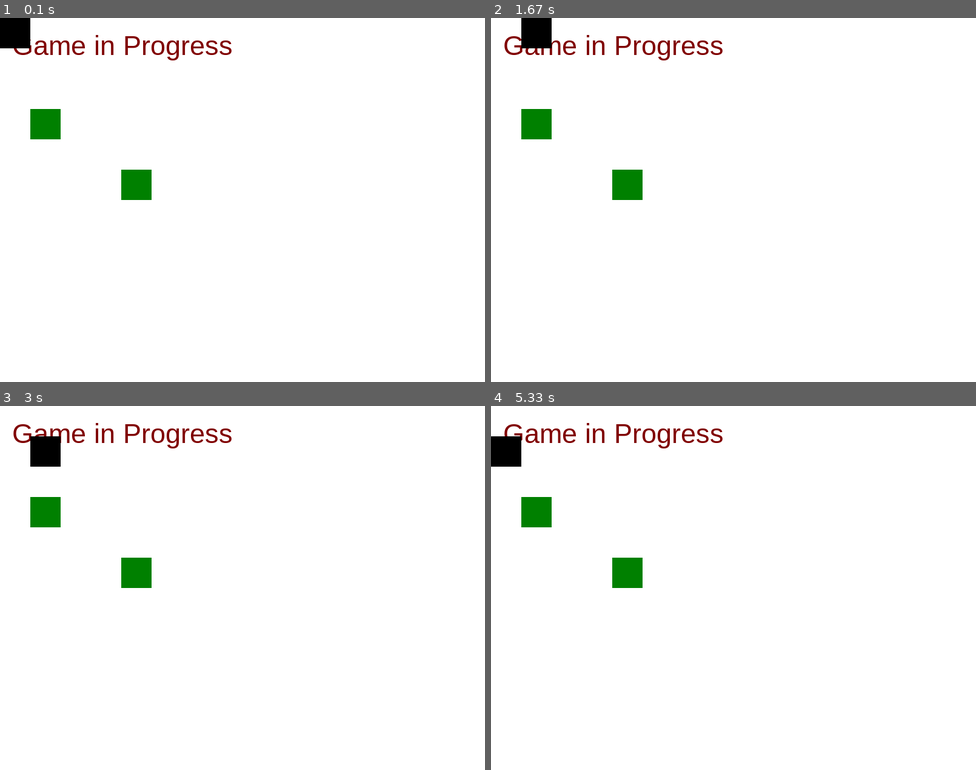
Above: before the commit, frames 1-4 (two rows, left to right).
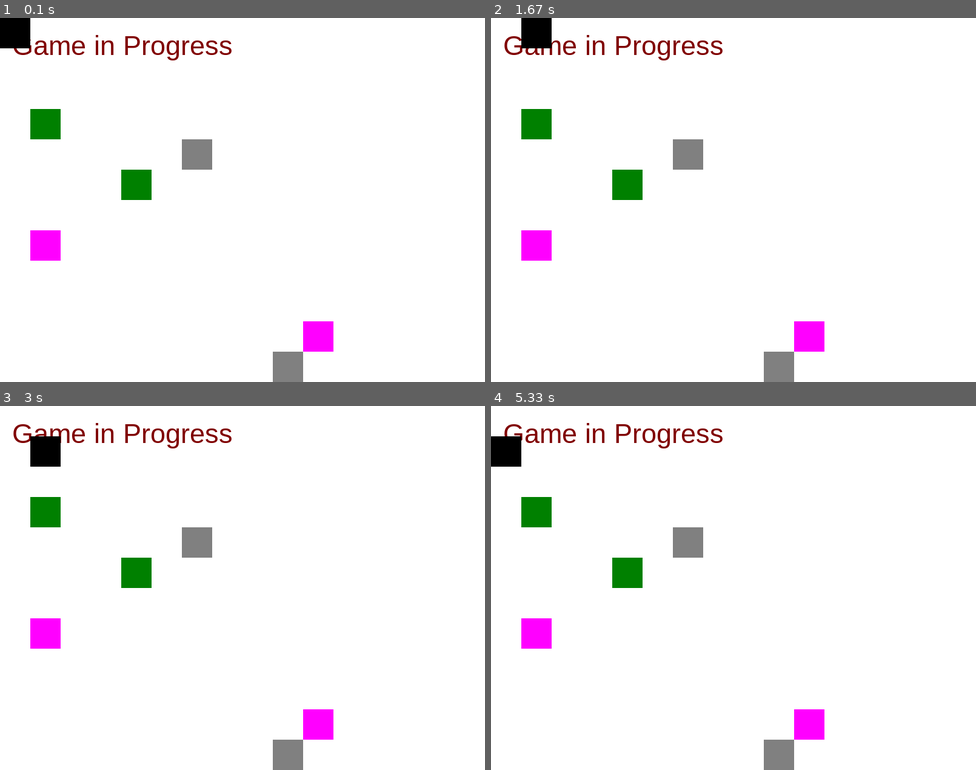
Above: after the commit, the same moments.

Repository: Abdul-MughisA/AAM-Project
Game: pygame game, started from Python/MainMenu.py
The game is run twice, just before and just after one commit, with the same random seed, the same clock (stepped at 60 frames per second) and the same inputs.
Inputs (mouse positions are in pixels of both pictures, inside the frame that each line leads up to):
- Up to frame 1 (0.1 s): no input
- Up to frame 2 (1.67 s): press the mouse at (811, 338) at 0.37 s; move the mouse to (714, 309) at 0.47 s; release the mouse at (617, 283) at 0.6 s; hold Right 0.67-1.13 s; hold Up 1.17-1.47 s; press the mouse at (777, 367) at 1.53 s; move the mouse to (786, 276) at 1.63 s
- Up to frame 3 (3 s): release the mouse at (300, 577) at 1.77 s; hold Right 1.83-2.3 s; hold Left 2.33-2.87 s; hold Down from 2.9 s (still down)
- Up to frame 4 (5.33 s): release Down at 3.2 s; hold Left 3.23-3.63 s; hold Up 3.67-4.03 s; hold Right 4.07-4.7 s; hold Down 4.73-5.1 s; hold Left from 5.13 s (still down)

The runs differ from the first frame. In frame 1, 2.1% of the frame differs, in the area x 6-69%, y 33-100%; in frame 2, 2.1%; in frame 3, 2.1%; in frame 4, 2.1%.

Commit message:
Summer slot 2

Diff:
--- a/Python/MainMenu.py
+++ b/Python/MainMenu.py
@@ -182,6 +182,57 @@
     tree2 = Tree(200, 250)
     trees.add(tree1)
     trees.add(tree2)
+
+    class Rock(pygame.sprite.Sprite):
+        def __init__(self, x, y):
+            super().__init__()
+            self.image = pygame.Surface([50, 50])
+            self.image.fill(GREY)
+            self.rect = self.image.get_rect()
+            self.rect.x = x
+            self.rect.y = y
+        #end constructor
+
+        def highlight(self):
+            self.image.fill(BLACK)
+        #end def
+
+        def update(self):
+            self.image.fill(GREY)
+        #end def
+    #end class
+
+    rocks = pygame.sprite.Group()
+    rock1 = Rock(300, 200)
+    rock2 = Rock(450, 550)
+    rocks.add(rock1)
+    rocks.add(rock2)
+
+    class Log(pygame.sprite.Sprite):
+        def __init__(self, x, y):
+            super().__init__()
+            self.image = pygame.Surface([50, 50])
+            self.image.fill(MAGENTA)
+            self.rect = self.image.get_rect()
+            self.rect.x = x
+            self.rect.y = y
+        #end constructor
+
+        def highlight(self):
+            self.image.fill(PURPLE)
+
+        def update(self):
+            self.image.fill(MAGENTA)
+    #end class
+
+    logs = pygame.sprite.Group()
+    log1 = Log(500, 500)
+    log2 = Log(50, 350)
+    logs.add(log1)
+    logs.add(log2)
+
+    # ALL ITEMS CAN'T GO OFF THE SCREEN
+
     click = False
     while running:
         screen.fill((255, 255, 255))
@@ -197,6 +248,19 @@
                     tree.rect.x = mx - 25
                     tree.rect.y = my - 25
         #next tree
+
+        for rock in rocks:
+            if rock.rect.collidepoint(mx, my):
+                rock.highlight()
+        #next rock
+
+        for log in logs:
+            if log.rect.collidepoint(mx, my):
+                log.highlight()
+        #next log
+
+        if train.rect.x == 750 and train.rect.y == 550:
+            conclusion()
 
         for event in pygame.event.get():
             if event.type == QUIT:
@@ -220,6 +284,10 @@
         trains.update()
         trees.draw(screen)
         trees.update()
+        rocks.draw(screen)
+        rocks.update()
+        logs.draw(screen)
+        logs.update()
         pygame.display.update()
         mainClock.tick(60)
 
@@ -238,4 +306,18 @@
         pygame.display.update()
         mainClock.tick(60)
 
+def conclusion():
+    running = True
+    while running:
+        screen.fill((255, 255, 255))
+        drawText("Well done!", FontBahnschrift45, (0, 0, 0), screen, 20, 20)
+        for event in pygame.event.get():
+            if event.type == QUIT:
+                pygame.quit()
+            if event.type == KEYDOWN:
+                if event.key == K_ESCAPE:
+                    running = False
+        pygame.display.update()
+        mainClock.tick(60)
+
 game()
Binary file added: Error Log/Images/Error 3 1.png
Binary file added: Error Log/Images/Error 4 1.png
Binary file added: Error Log/Images/Error 5 1.png
Not shown, changed: Error Log/Errors.md
Not shown, changed: Python/.DS_Store
